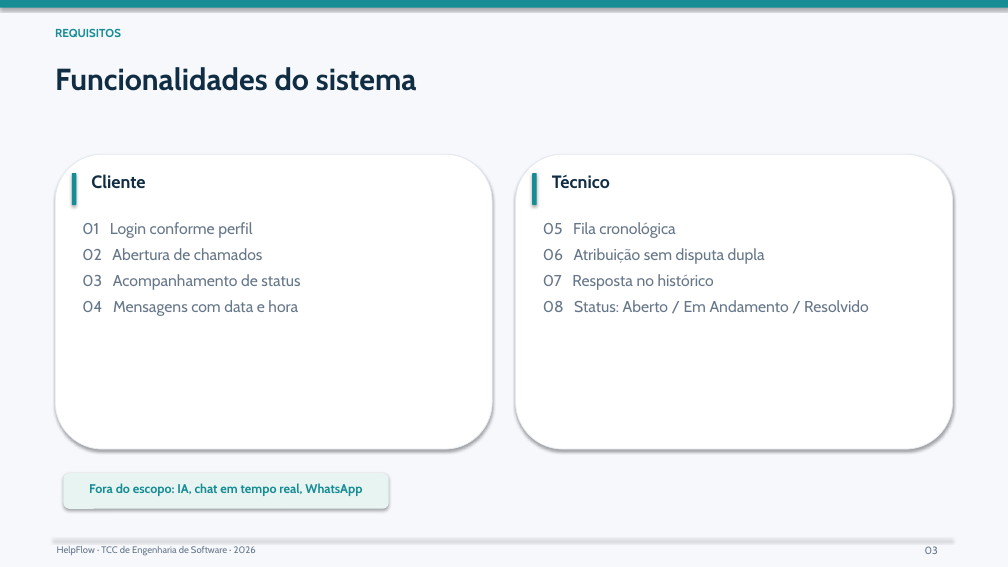
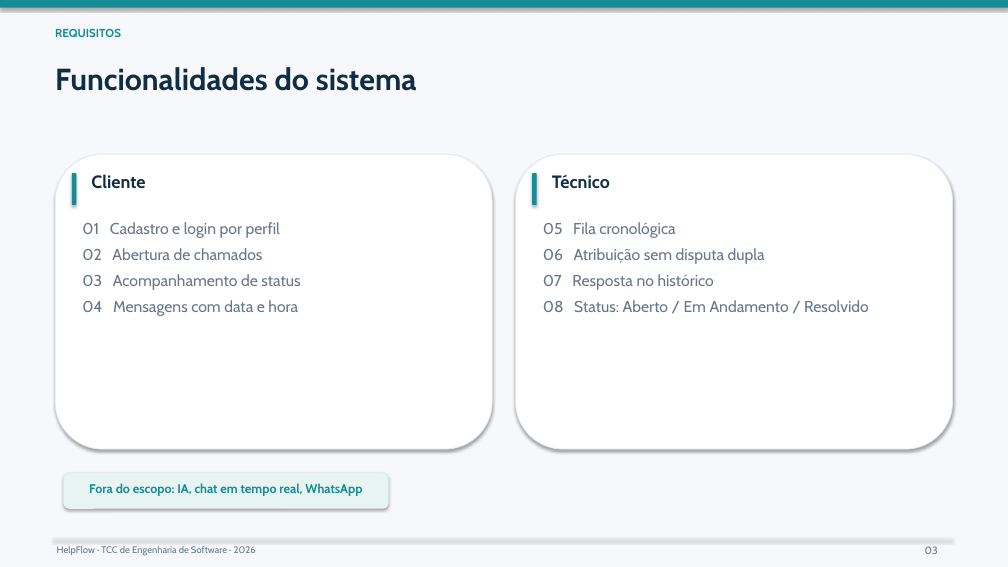
Before and after one commit to Goldcrowb/TCC_HelpFlow, a slide deck: slide 3 of apresentacao/Apresentacao_HelpFlow_TCC.pptx. Drawn at 1008x567 pixels with LibreOffice and Linux fonts; fonts in the diff are those of the drawing. Boxes give left, top, right and bottom in pixels: in the first picture for what was removed or moved away, otherwise in the second. Text is boxed around its words. In the diff, an @@ line names an element or a change of style, - is before the commit and + after.

```diff
--- a/apresentacao/Apresentacao_HelpFlow_TCC.pptx
+++ b/apresentacao/Apresentacao_HelpFlow_TCC.pptx
@@ text at bbox=[82, 222, 280, 238]: text changed @@
-01 Login conforme perfil
+01 Cadastro e login por perfil
```
Also in this commit, not shown: 5 other slides changed, 39 other files.
